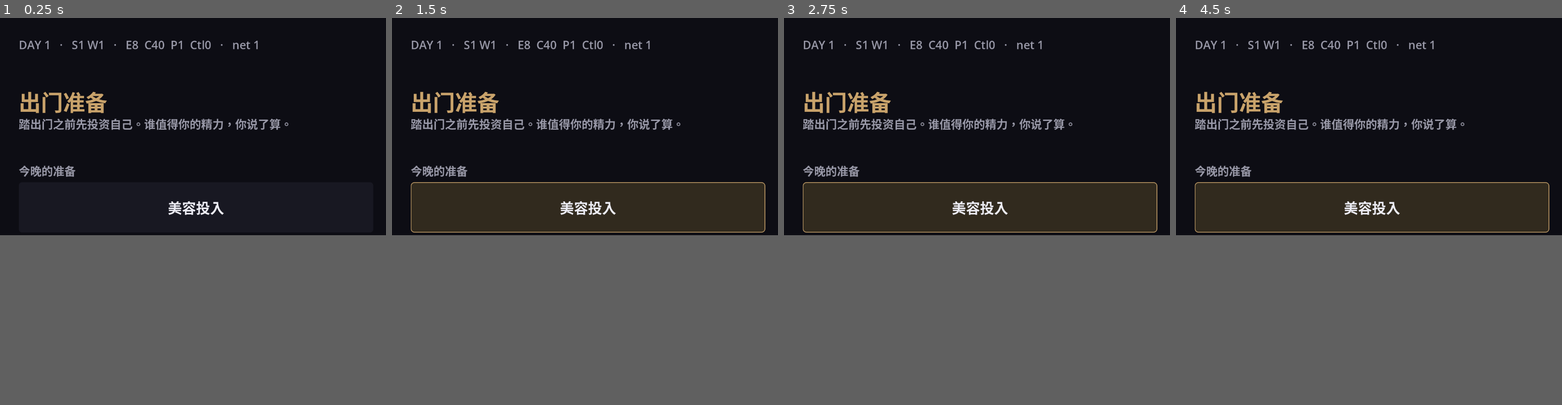
Above: before the commit, frames 1-4 (left to right).
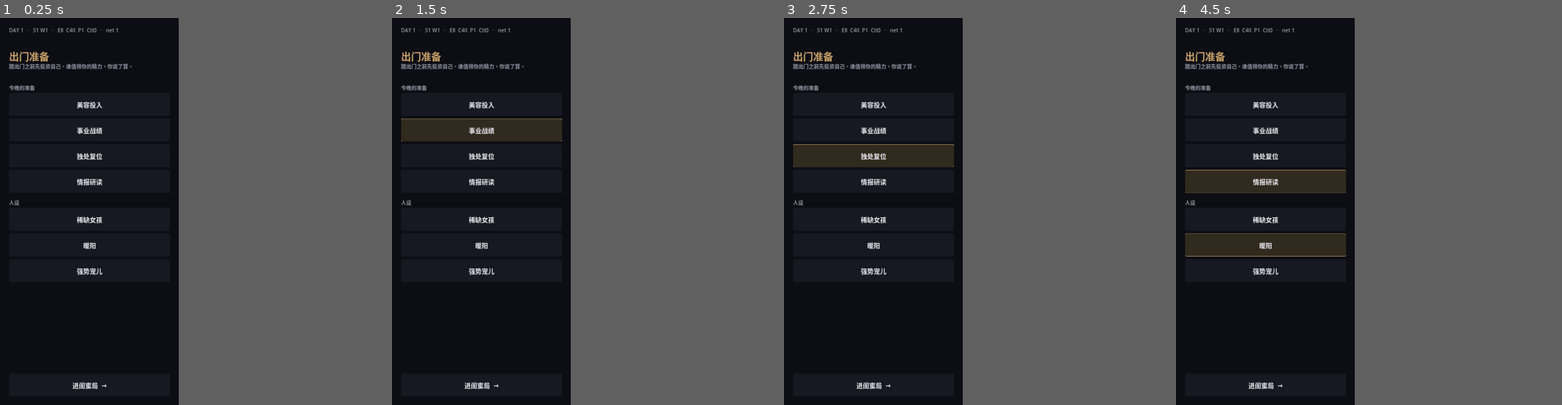
Above: after the commit, the same moments.

Repository: kumaloha/Polaris
Game: Godot game, scene res://scenes/Game.tscn
Two runs of this game, one before a commit and one after it. Both use one fixed random seed, a clock stepped at 60 frames per second and the inputs below.
Inputs:
- Up to frame 1 (0.25 s): no input
- Up to frame 2 (1.5 s): click "美容投入" at 0.5 s; click "美容投入" (after the commit: "事业战绩") at 1.25 s
- Up to frame 3 (2.75 s): click "美容投入" (after the commit: "独处复位") at 2 s
- Up to frame 4 (4.5 s): click "美容投入" (after the commit: "情报研读") at 2.75 s; click "美容投入" (after the commit: "稀缺女孩") at 3.5 s; click "美容投入" (after the commit: "暖阳") at 4.25 s
In our replay, the window is 799x449 before the commit and 370x800 after it. These sizes can differ from the game's own. Grey fills any space a smaller window leaves; there, only what the larger window draws over its background counts as a difference.

The runs differ from the first frame. In frame 1, 3.8% of the frame differs, in the area x 2-75%, y 2-96%; in frame 2, 17%; in frame 3, 18%; in frame 4, 18%, in the area x 2-97%, y 2-96%.

Commit message:
fix(hunting-ui): portrait viewport + stretch so full screen fits window
Bottom CTAs were off-screen in a windowed run (2532px canvas, no stretch,
no scroll). Add [display] portrait 1170x2532 + canvas_items/keep stretch
+ usable initial window size. Config only; engine/tests untouched.

Co-Authored-By: Claude Opus 4.7 (1M context) <noreply@anthropic.com>

Diff:
--- a/Godot/project.godot
+++ b/Godot/project.godot
@@ -4,3 +4,13 @@
 config/name="Hunting Backend"
 run/main_scene="res://scenes/Game.tscn"
 config/features=PackedStringArray("4.3")
+
+[display]
+
+window/size/viewport_width=1170
+window/size/viewport_height=2532
+window/size/window_width_override=540
+window/size/window_height_override=1168
+window/stretch/mode="canvas_items"
+window/stretch/aspect="keep"
+window/handheld/orientation="portrait"
